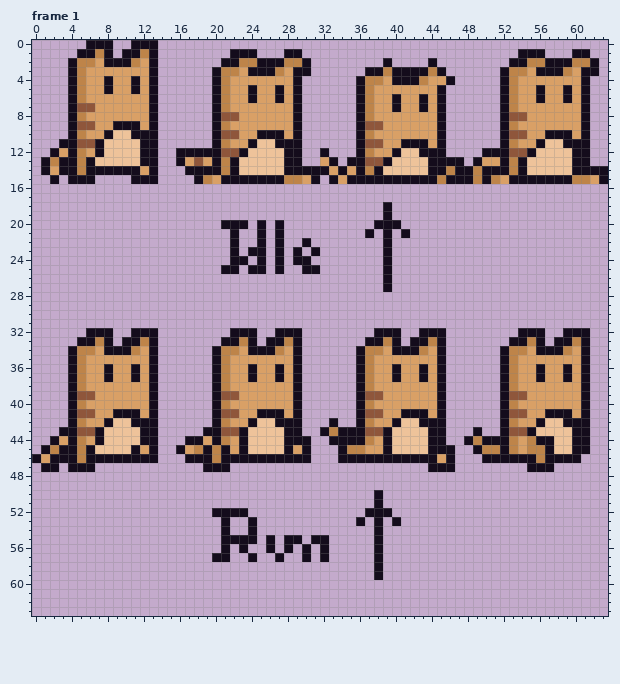
A pixel-art file gets an edit: Assets/Arts/kimchi idle and run.aseprite. Above is the file before it was changed.
64x64 pixels, 1 frame. Shown: frame 1. The commit also changed other frames, which this record leaves out.
And afterwards:
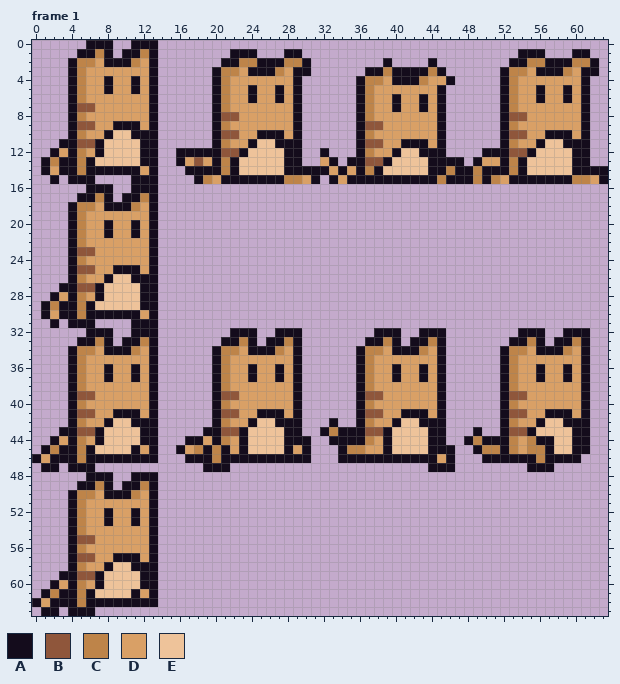
Palette (. is transparent): A #140c1c  B #8f563b  C #be8449  D #d9a066  E #eec39a
Change:
Frame 1:
Colour A now appears in row 16 at x 6 to 8 and 11 to 13; in row 17 at x 5 to 6, 8, 10 to 11 and 13; in row 18 at x 4, 8 to 10 and 13; in row 19 at x 4 and 13; in rows 20 to 21 at x 4, 8, 11 and 13; in rows 22 to 24 at x 4 and 13.
Colour A now appears in row 25 at x 4, 9 to 11 and 13; in row 26 at x 4, 8 and 11 to 13; in row 27 at x 3 to 4, 7 and 12 to 13; in row 28 at x 2, 4, 7 and 12 to 13; in row 29 at x 1, 3 to 4, 6 and 12 to 13; in row 30 at x 1, 3 to 4, 6 to 11 and 13.
Colour A now appears in row 31 at x 2, 4 to 6 and 11 to 13; in row 48 at x 6 to 8 and 11 to 13; in row 49 at x 5 to 6, 8, 10 to 11 and 13; in row 50 at x 4, 8 to 10 and 13; in row 51 at x 4 and 13; in rows 52 to 53 at x 4, 8, 11 and 13.
Colour A now appears in rows 54 to 56 at x 4 and 13; in row 57 at x 4, 9 to 11 and 13; in row 58 at x 4, 8 and 11 to 13; in row 59 at x 3 to 4, 7 and 12 to 13; in row 60 at x 2, 4, 7 and 12 to 13; in row 61 at x 1, 3 to 4, 6, 11 and 13.
Colour A now appears in row 62 at x 0, 2 to 4 and 6 to 13; in row 63 at x 1 to 2 and 4 to 6.
Colour B now appears in row 23 at x 5 to 6; in row 25 at x 5 to 6; in row 27 at x 5 to 6; in row 55 at x 5 to 6; in row 57 at x 5 to 6; in row 59 at x 5 to 6.
Colour C now appears in row 17 at x 7 and 12; in row 18 at x 5 to 6 and 11; in rows 19 to 22 at x 5; in row 24 at x 5; in row 26 at x 5; in row 28 at x 5.
Colour C now appears in row 29 at x 2 and 5; in row 30 at x 5; in row 49 at x 7 and 12; in row 50 at x 5 to 6 and 11; in rows 51 to 54 at x 5; in row 56 at x 5.
Colour C now appears in row 58 at x 5; in row 60 at x 5; in row 61 at x 2 and 5; in row 62 at x 5.
Colour D now appears in row 18 at x 7 and 12; in row 19 at x 6 to 12; in rows 20 to 21 at x 6 to 7, 9 to 10 and 12; in row 22 at x 6 to 12; in row 23 at x 7 to 12; in row 24 at x 6 to 12.
Colour D now appears in row 25 at x 7 to 8 and 12; in row 26 at x 6 to 7; in row 28 at x 3 and 6; in row 30 at x 2 and 12; in row 50 at x 7 and 12; in row 51 at x 6 to 12.
Colour D now appears in rows 52 to 53 at x 6 to 7, 9 to 10 and 12; in row 54 at x 6 to 12; in row 55 at x 7 to 12; in row 56 at x 6 to 12; in row 57 at x 7 to 8 and 12; in row 58 at x 6 to 7.
Colour D now appears in row 60 at x 3 and 6; in row 61 at x 12; in row 62 at x 1.
Colour E now appears in row 26 at x 9 to 10; in rows 27 to 28 at x 8 to 11; in row 29 at x 7 to 11; in row 58 at x 9 to 10; in rows 59 to 60 at x 8 to 11; in row 61 at x 7 to 10.
The edit erases colour A in rows 18 to 19 at x 39; in row 20 at x 21 to 23, 25, 27 and 38 to 40; in row 21 at x 22, 25, 27, 37, 39 and 41; in row 22 at x 22, 25, 27, 30 and 39; in row 23 at x 22, 24 to 25, 27, 29, 31 and 39; in row 24 at x 22 to 23, 25, 27, 29 to 30 and 39.
The edit erases colour A in row 25 at x 21 to 22, 24 to 25, 27, 30 to 31 and 39; in rows 26 to 27 at x 39; in rows 50 to 51 at x 38; in row 52 at x 20 to 23 and 37 to 39; in row 53 at x 21, 24, 36, 38 and 40; in row 54 at x 21, 24 and 38.
The edit erases colour A in row 55 at x 21 to 24, 26, 28 to 29, 31 to 32 and 38; in row 56 at x 21, 23, 26, 28, 30, 32 and 38; in row 57 at x 20 to 21, 24, 27, 30, 32 and 38; in rows 58 to 59 at x 38.
Changed places in both pictures, as pixel boxes (x1, y1, x2, y2):
added: (41, 184, 158, 328)
erased: (365, 202, 410, 292)
erased: (221, 220, 320, 274)
added: (32, 472, 158, 616)
erased: (356, 490, 401, 580)
erased: (212, 508, 329, 562)
